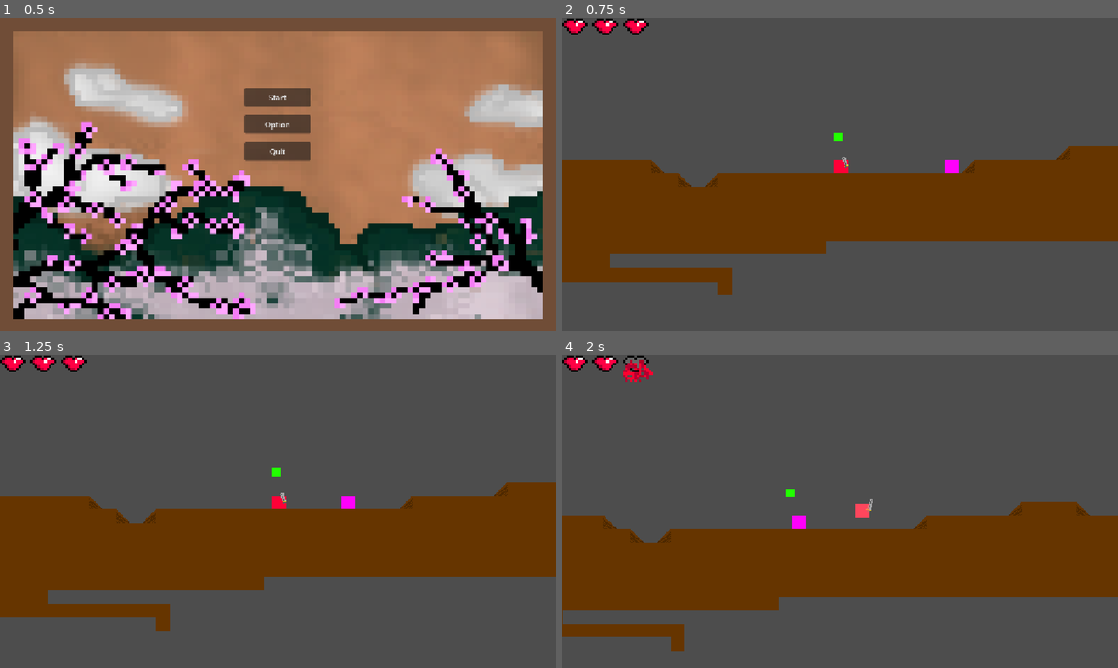
Above: before the commit, frames 1-4 (two rows, left to right).
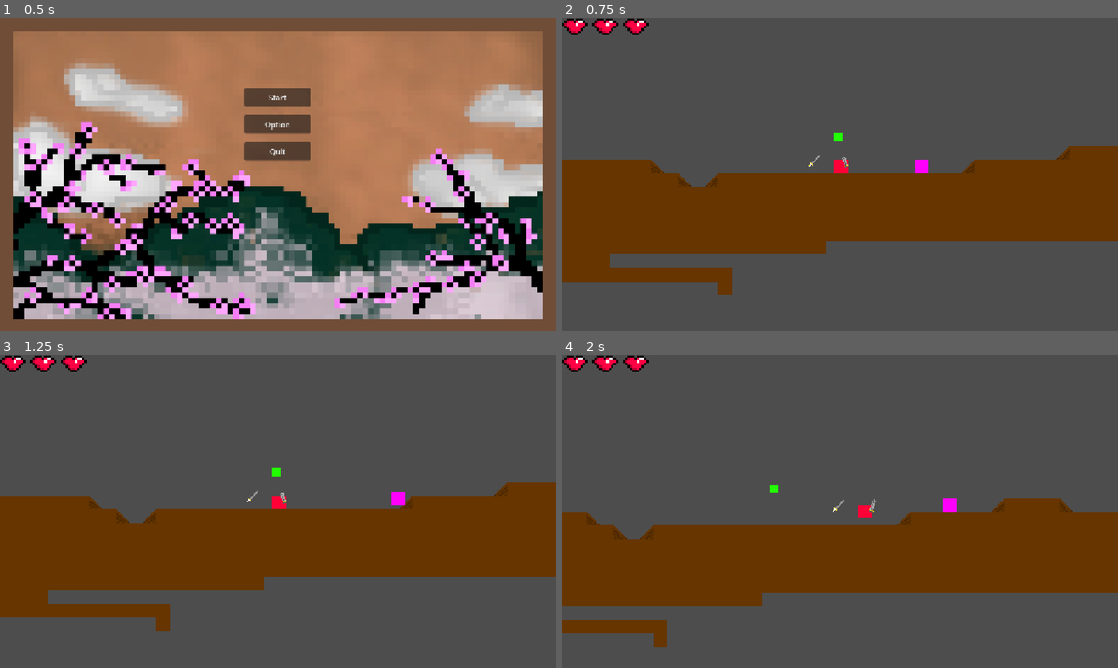
Above: after the commit, the same moments.

Repository: battlecatslover11/13EOYP-Game
Game: Godot game, scene res://MenuAssets/Title_Screen.tscn
Two runs of this game, one before a commit and one after it. Both use one fixed random seed, a clock stepped at 60 frames per second and the inputs below.
Inputs:
- Up to frame 1 (0.5 s): no input
- Up to frame 2 (0.75 s): click "Start" at 0.5 s
- Up to frame 3 (1.25 s): no input
- Up to frame 4 (2 s): hold Right (right) from 1.28 s (still down); tap X (attack) at 1.35 s; tap Up (jump) at 1.52 s

Frame 1 is identical in both runs. In frame 2, 0.2% of the frame differs, in the area x 44-72%, y 43-50%; in frame 3, 0.2%; in frame 4, 4.8%, in the area x 0-100%, y 0-95%.

Commit message:
added enemy gravity and started working on ai

Diff:
--- a/EnemyAssets/Swordman_Enemy.tscn
+++ b/EnemyAssets/Swordman_Enemy.tscn
@@ -2,8 +2,12 @@
 
 [ext_resource type="Texture2D" uid="uid://c80sfudck02y3" path="res://EnemyAssets/placeholder enemy.png" id="1_1d362"]
 [ext_resource type="Script" uid="uid://d0bncn4k42xwf" path="res://Scripts/swordman_enemy.gd" id="1_gfhjj"]
+[ext_resource type="Script" uid="uid://cibrqxvo8butl" path="res://Scripts/healthcontrol.gd" id="2_xm5l3"]
 
-[sub_resource type="SpriteFrames" id="SpriteFrames_q30hd"]
+[sub_resource type="RectangleShape2D" id="RectangleShape2D_bpxcd"]
+size = Vector2(16, 16)
+
+[sub_resource type="SpriteFrames" id="SpriteFrames_vpnsq"]
 animations = [{
 "frames": [{
 "duration": 1.0,
@@ -20,9 +24,18 @@
 [sub_resource type="RectangleShape2D" id="RectangleShape2D_vpnsq"]
 size = Vector2(16, 16)
 
-[node name="Enemy" type="AnimatedSprite2D" unique_id=528609356]
-sprite_frames = SubResource("SpriteFrames_q30hd")
+[node name="Enemy" type="CharacterBody2D" unique_id=1550805745]
 script = ExtResource("1_gfhjj")
+
+[node name="HealthControl" type="Node2D" parent="." unique_id=403373642]
+script = ExtResource("2_xm5l3")
+
+[node name="CollisionShape2D" type="CollisionShape2D" parent="." unique_id=319116283]
+visible = false
+shape = SubResource("RectangleShape2D_bpxcd")
+
+[node name="AnimatedSprite2D" type="AnimatedSprite2D" parent="." unique_id=224604378]
+sprite_frames = SubResource("SpriteFrames_vpnsq")
 
 [node name="RayCastRight" type="RayCast2D" parent="." unique_id=1269014527]
 target_position = Vector2(9, 0)
--- a/Main_Scene.tscn
+++ b/Main_Scene.tscn
@@ -52,7 +52,7 @@
 [node name="Enemies" type="Node2D" parent="." unique_id=933531342]
 
 [node name="Swordman1" parent="Enemies" unique_id=1016831161 instance=ExtResource("5_qtktj")]
-position = Vector2(136, -8)
+position = Vector2(80, -10)
 
 [node name="Healing_Item" parent="." unique_id=1233797065 instance=ExtResource("6_654x7")]
 position = Vector2(-2, -43)
--- a/PlayerAssets/Player.tscn
+++ b/PlayerAssets/Player.tscn
@@ -4,6 +4,7 @@
 [ext_resource type="Texture2D" uid="uid://c8y04gwmli5ss" path="res://PlayerAssets/placeholder player.png" id="1_xhfnw"]
 [ext_resource type="Texture2D" uid="uid://cqvw2fenrfxl3" path="res://PlayerAssets/PlaceHolder Sword.png" id="3_okw4i"]
 [ext_resource type="Texture2D" uid="uid://drhr52dvevjw1" path="res://PlayerAssets/explode.png" id="4_qcf6d"]
+[ext_resource type="Texture2D" uid="uid://b080sm3uqnfv0" path="res://PlayerAssets/untitled-pixel-art-sheet (1).png" id="5_vypit"]
 
 [sub_resource type="SpriteFrames" id="SpriteFrames_vpnsq"]
 animations = [{
@@ -296,6 +297,9 @@
 [node name="AnimationPlayer" type="AnimationPlayer" parent="AnimatedSprite2D/Sword" unique_id=187767057]
 libraries/ = SubResource("AnimationLibrary_vypit")
 
+[node name="flip_anim" type="AnimationPlayer" parent="AnimatedSprite2D" unique_id=2134565802]
+root_node = NodePath("../Sword")
+
 [node name="ColorRect" type="ColorRect" parent="AnimatedSprite2D" unique_id=1219432511]
 clip_children = 2
 offset_left = -8.0
@@ -345,6 +349,10 @@
 [node name="DeathTimer" type="Timer" parent="." unique_id=1387865381]
 wait_time = 0.5
 
+[node name="UntitledPixelArtSheet(1)" type="Sprite2D" parent="." unique_id=1758585464]
+position = Vector2(-30, -23)
+texture = ExtResource("5_vypit")
+
 [connection signal="animation_finished" from="AnimatedSprite2D/Sword/AnimationPlayer" to="." method="_on_animation_player_animation_finished"]
 [connection signal="timeout" from="DashTimer" to="." method="_on_dash_timer_timeout"]
 [connection signal="timeout" from="DashTimer2" to="." method="_on_dash_timer_2_timeout"]
--- /dev/null
+++ b/Scripts/healthcontrol.gd
@@ -0,0 +1,7 @@
+extends Node2D
+
+var health:int
+var max_health:int
+
+func take_damage(amount: int):
+	health -= amount
--- a/Scripts/player.gd
+++ b/Scripts/player.gd
@@ -15,7 +15,7 @@
 var dir: float = 1
 var dash_count = 1
 var can_slash: bool = true
-var knockback_speed = 250
+var knockback_speed = 500
 var knockback_power = 25
 var is_hurt:bool = false
 var enemy_collisions = []
@@ -130,6 +130,7 @@
 			death_sprite.play("explode")
 			await get_tree().create_timer(0.5).timeout
 			get_tree().change_scene_to_file("res://MenuAssets/death_menu.tscn")
+			current_health = 3
 		health_changed.emit(current_health)
 		is_hurt = true
 
--- a/Scripts/swordman_enemy.gd
+++ b/Scripts/swordman_enemy.gd
@@ -1,10 +1,24 @@
-extends Node2D
+extends CharacterBody2D
 
 const SPEED = 100.0
 var direction = 1.0
-var health = 3
+var health:int = 3
+var max_health:int: set = set_max_health
+var gravity = ProjectSettings.get_setting("physics/2d/default_gravity")
+const max_gravity:float = 14.5
 @onready var Left_Ray = $RayCastLeft
 @onready var Right_Ray = $RayCastRight
+
+func set_max_health(value: int):
+	max_health = value
+	$HP.max_value = value
+
+func ready():
+	max_health = 50
+
+func take_damage(amount: int):
+	health -= amount
+	print(health)
 
 func _process(delta):
 	if Right_Ray.is_colliding():
@@ -18,3 +32,9 @@
 	if area == $hitbox:
 		return
 	print("hit")
+
+func _physics_process(delta: float) -> void:
+	if is_on_floor():
+		gravity = lerp(gravity, max_gravity, 12.0 * delta)
+	velocity.y += gravity
+	move_and_slide()
Binary file added: PlayerAssets/untitled-pixel-art-sheet (1).png
Not shown, added: PlayerAssets/untitled-pixel-art-sheet (1).png.import
Not shown, added: Scripts/healthcontrol.gd.uid
